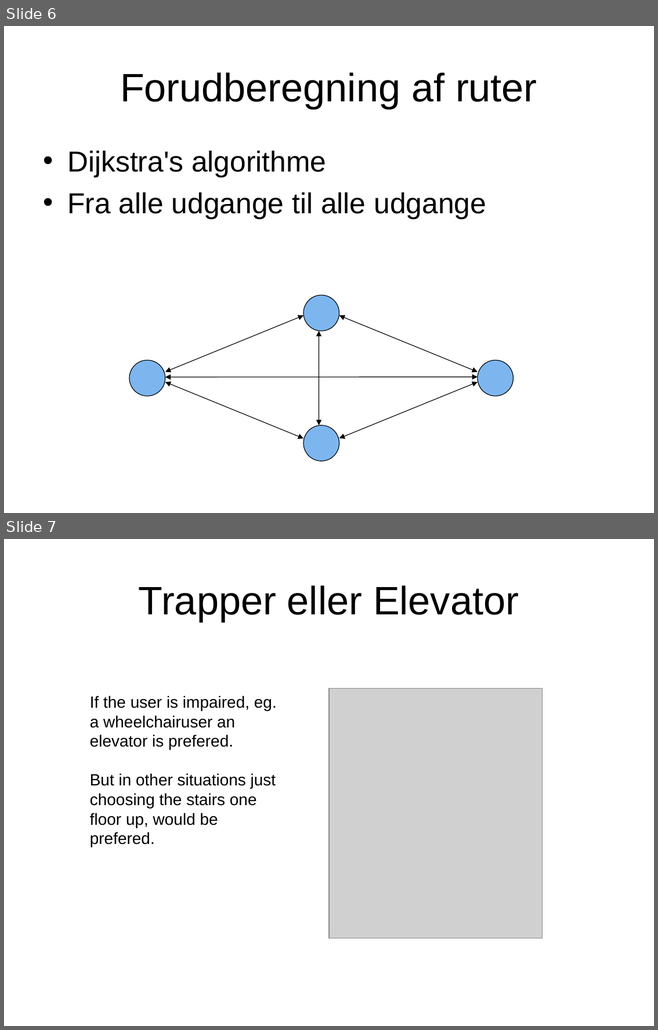
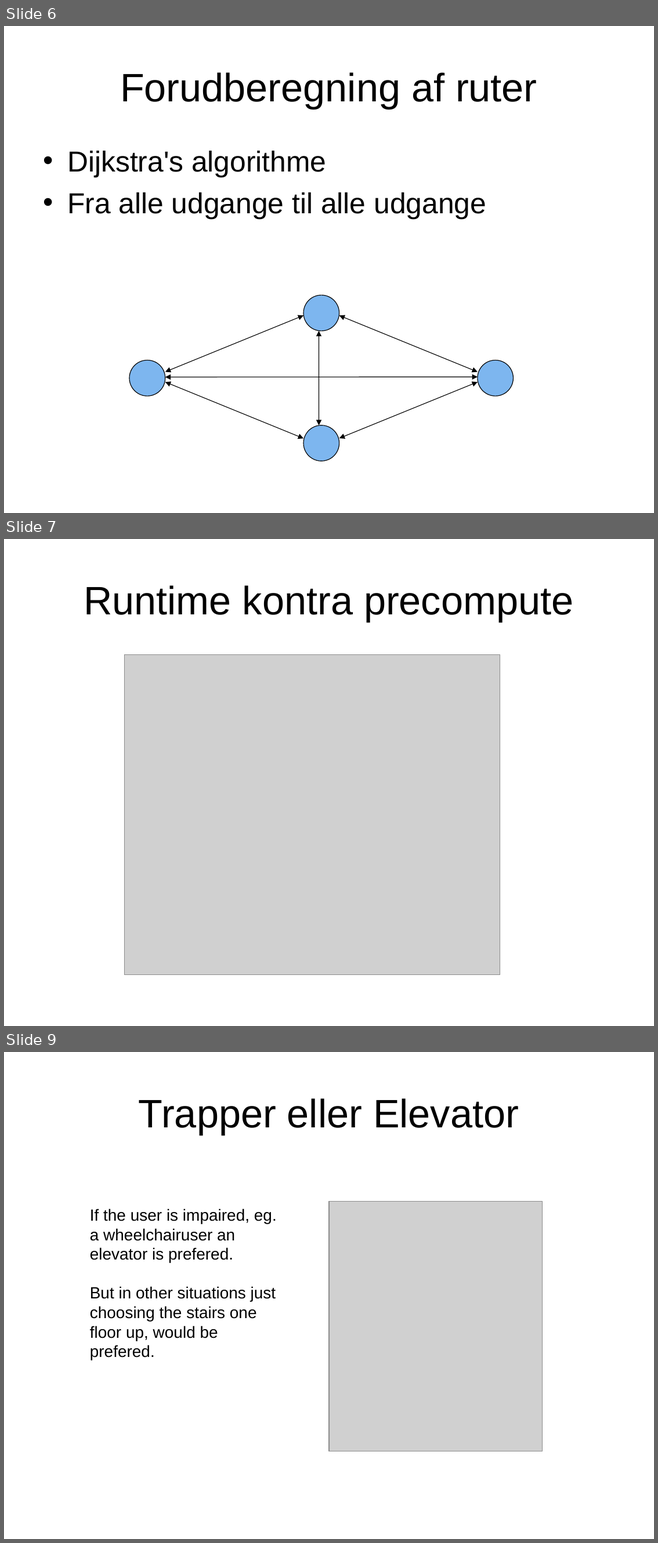
Before and after one commit to zanderdk/P1, a slide deck: FLAWLESS-Algorithme.ppt. Shown one above the other, each under a label of ours: slides 6 and 7 before the commit, slides 6, 7 and 9 after it; the slides between them are not shown. The pictures are 658x1030 and 658x1543 pixels, drawn with LibreOffice and Linux fonts; fonts in the diff are those of the drawing; grey boxes stand for pictures. Boxes give left, top, right and bottom in pixels: in the first picture for what was removed or moved away, otherwise in the second. Text is boxed around its words. In the diff, an @@ line names an element or a change of style, - is before the commit and + after.

```diff
--- a/FLAWLESS-Algorithme.ppt
+++ b/FLAWLESS-Algorithme.ppt
@@ slide 7 added at [4,539,654,1026], background #FFFFFF @@
@@ title added at [83,585,573,622], 44 pt, text #000000 @@
+Runtime kontra precompute
@@ picture added at [124,654,500,975] @@
@@ what was slide 7 is now slide 9 @@
```
Also in this commit, not shown: 1 slide changed, 4 other slides added, 3 slides removed.
